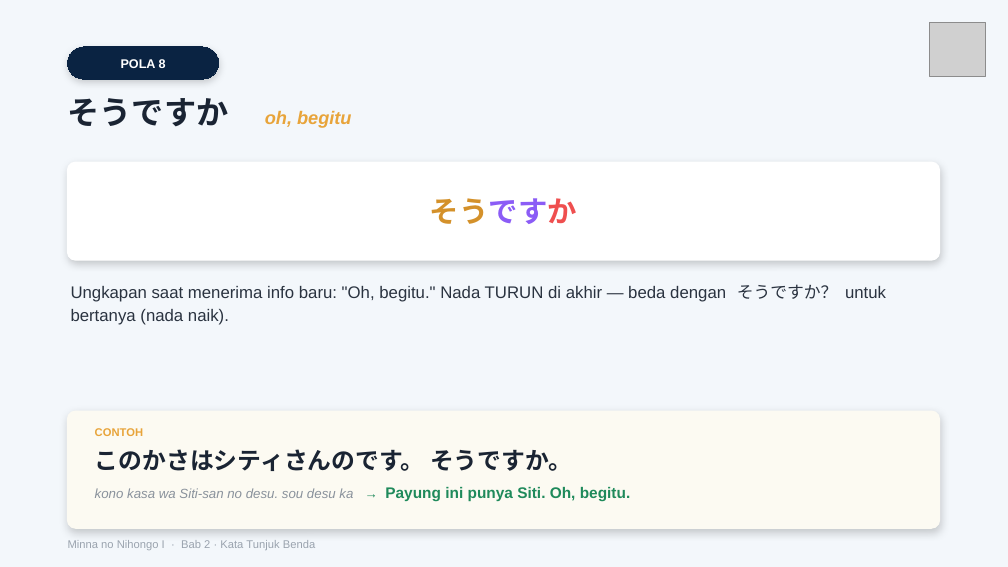
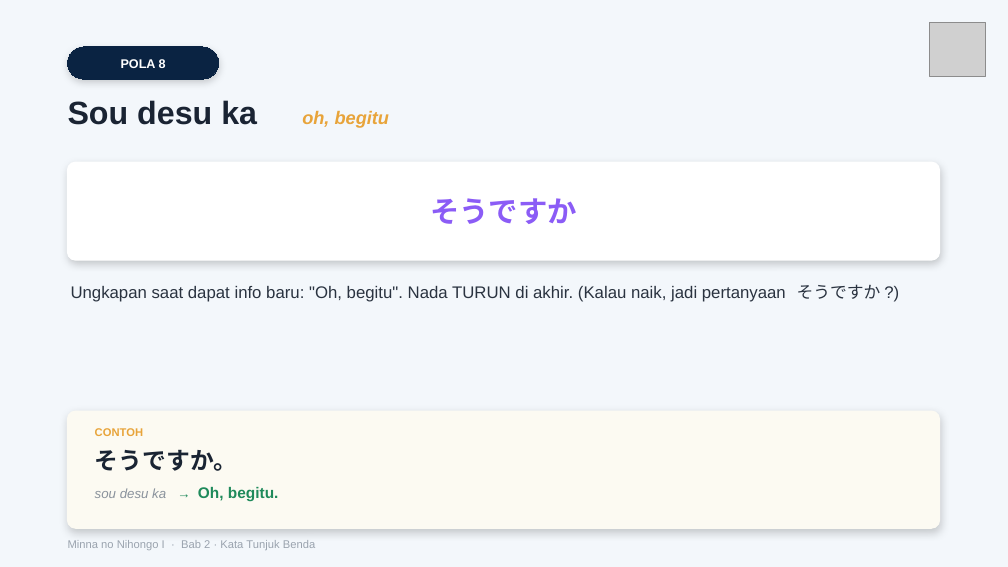
Before and after one commit to jbridgecenter-source/materi, a slide deck: slide 9 of Modul Minna 1/Bab 2/27. Minna 1 Tata Bahasa Bab 2 - Slide.pptx. Drawn at 1008x567 pixels with LibreOffice and Linux fonts; fonts in the diff are those of the drawing; grey boxes stand for pictures. Boxes give left, top, right and bottom in pixels: in the first picture for what was removed or moved away, otherwise in the second. Text is boxed around its words. In the diff, an @@ line names an element or a change of style, - is before the commit and + after.

```diff
--- a/Modul Minna 1/Bab 2/27. Minna 1 Tata Bahasa Bab 2 - Slide.pptx
+++ b/Modul Minna 1/Bab 2/27. Minna 1 Tata Bahasa Bab 2 - Slide.pptx
@@ text at [68,100,389,128]: text changed; size 13 to 23 pt; text colour #E8A43A to #1A2433; italic off @@
-そうですか oh, begitu
+Sou desu ka oh, begitu
@@ text "そうですか" at [430,198,577,224]: text colour #D4912A to #8B5CF6, text colour #EF4F4F to #8B5CF6 in "そうですか" @@
@@ text at [71,284,881,302]: text changed @@
-Ungkapan saat menerima info baru: "Oh, begitu." Nada TURUN di akhir — beda dengan そうですか？ untuk bertanya (nada naik).
+Ungkapan saat dapat info baru: "Oh, begitu". Nada TURUN di akhir. (Kalau naik, jadi pertanyaan そうですか ?)
@@ text at [95,449,238,471]: text changed @@
-このかさはシティさんのです。 そうですか。
+そうですか。
@@ text at [95,487,279,502]: text changed; text colour #8A929C to #1F8A5B; italic off @@
-kono kasa wa Siti-san no desu. sou desu ka → Payung ini punya Siti. Oh, begitu.
+sou desu ka → Oh, begitu.
```
Also in this commit, not shown: 10 other slides changed.
